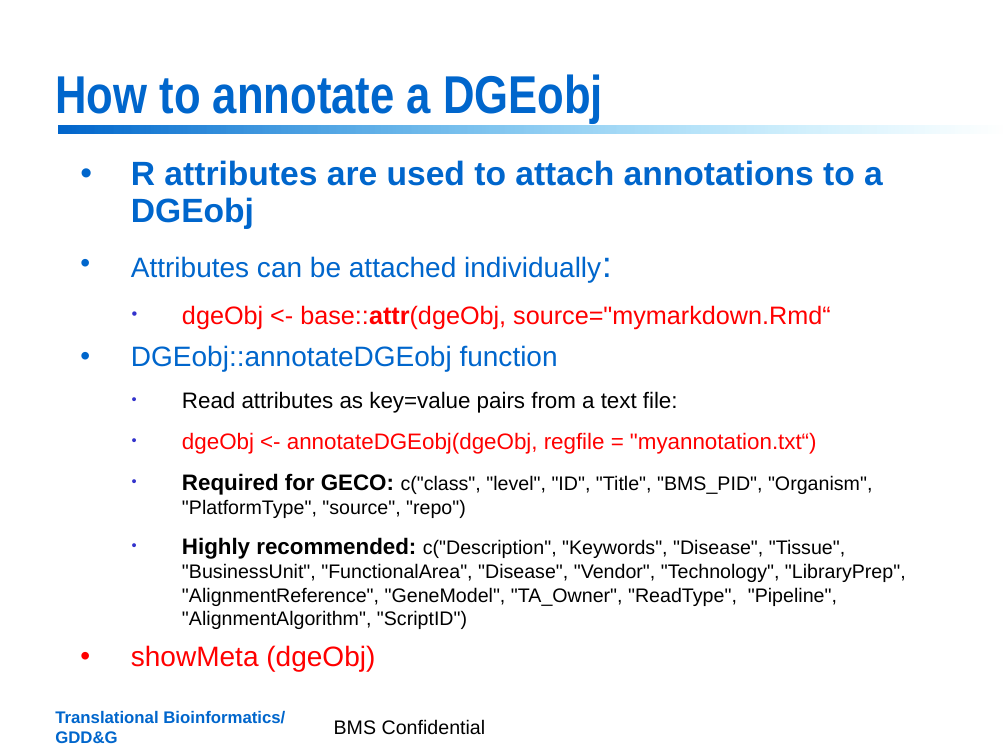
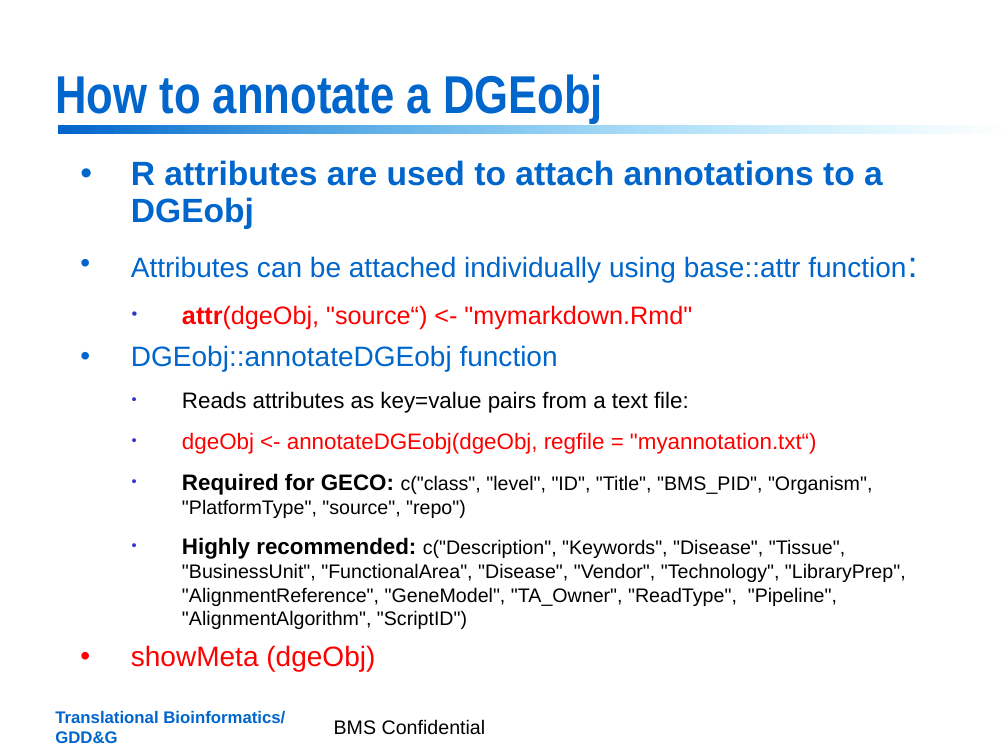
Before and after one commit to jrthompson54/DGE.Tools2, a slide deck: slide 9 of DGE_Tools_Training_Mar2019.pptx. Drawn at 1008x756 pixels with LibreOffice and Linux fonts; fonts in the diff are those of the drawing; background and template pictures are left out. Boxes give left, top, right and bottom in pixels: in the first picture for what was removed or moved away, otherwise in the second. Text is boxed around its words. In the diff, an @@ line names an element or a change of style, - is before the commit and + after.

```diff
--- a/DGE_Tools_Training_Mar2019.pptx
+++ b/DGE_Tools_Training_Mar2019.pptx
@@ text at (131,256,906,329): text changed; size 18 to 20 pt; text colour #FF0000 to #0066CC @@
-• Attributes can be attached individually:
-  • dgeObj <- base::attr(dgeObj, source="mymarkdown.Rmd“
+• Attributes can be attached individually using base::attr function:
+  • attr(dgeObj, "source“) <- "mymarkdown.Rmd"
@@ text at (182,391,689,413): text changed @@
-  • Read attributes as key=value pairs from a text file:
+  • Reads attributes as key=value pairs from a text file:
```
Also in this commit, not shown: 2 other slides changed, 2 other files.
